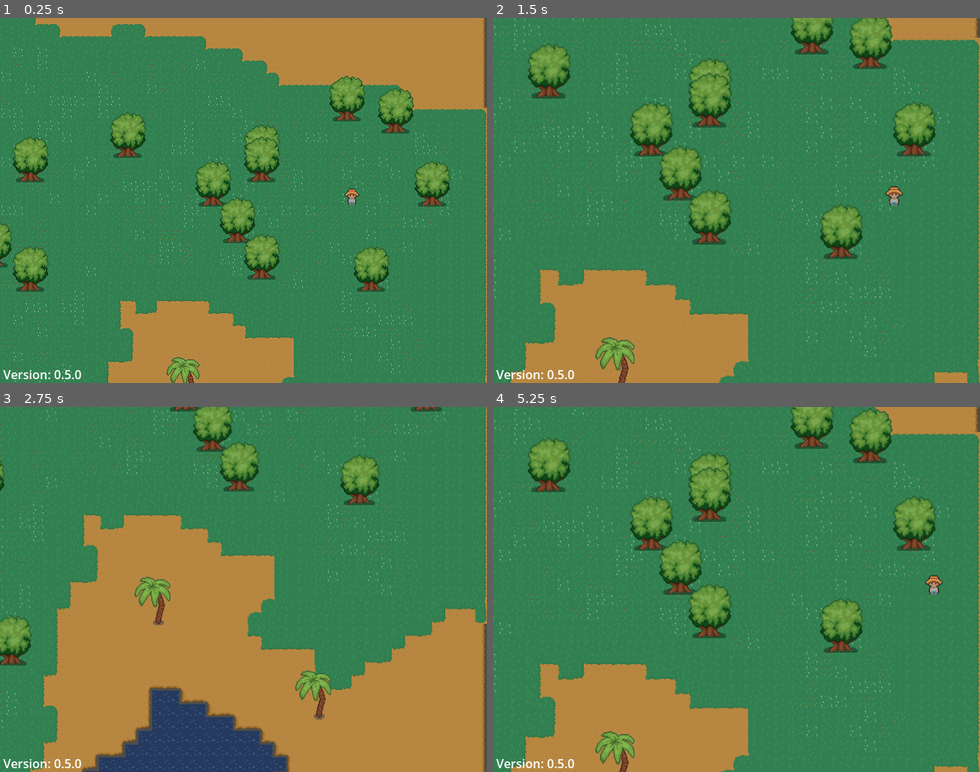
Above: before the commit, frames 1-4 (two rows, left to right).
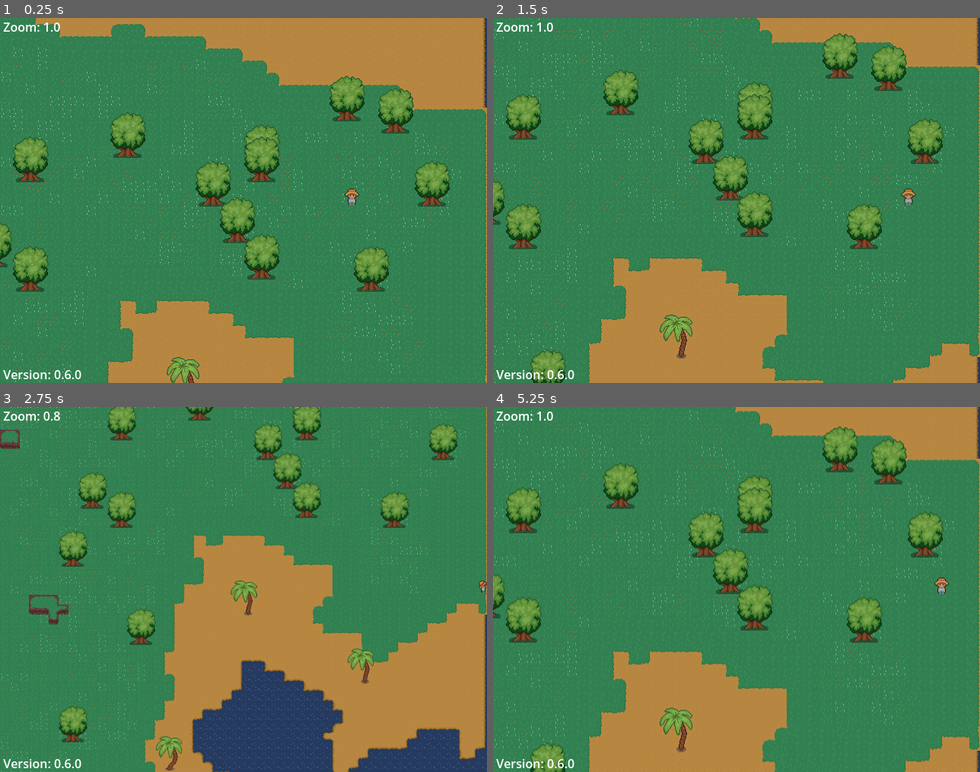
Above: after the commit, the same moments.

Repository: twiederk/PirateGame
Game: Godot game, scene res://world/proc_gen_world.tscn
Two runs of this game, one before a commit and one after it. Both use one fixed random seed, a clock stepped at 60 frames per second and the inputs below.
Inputs (mouse positions are in pixels of both pictures, inside the frame that each line leads up to):
- Up to frame 1 (0.25 s): no input
- Up to frame 2 (1.5 s): tap Enter at 0.5 s; move the mouse to (843, 182) at 0.52 s; hold D (right) 0.53-1.28 s; tap ] (zoom_in, bound only after the commit) at 0.6 s; tap Mouse wheel up (zoom_in, bound only before the commit) at 0.8, 1.35 s; tap Keypad 0 (zoom_reset, bound only after the commit) at 1.25 s; move the mouse to (639, 218) at 1.27 s; hold S (down) from 1.28 s (still down)
- Up to frame 3 (2.75 s): tap / (zoom_out, bound only after the commit) at 1.55, 2.1 s; move the mouse to (292, 509) at 2.02 s; release S (down) at 2.03 s; hold D (right) from 2.03 s (still down); tap Mouse wheel down (zoom_out, bound only before the commit) at 2.3 s
- Up to frame 4 (5.25 s): move the mouse to (712, 662) at 2.77 s; release D (right) at 2.78 s; hold W (up) 2.78-3.53 s; tap Mouse wheel down (zoom_out, bound only before the commit) at 2.85 s; tap ] (zoom_in, bound only after the commit) at 3.05, 4.35 s; move the mouse to (882, 644) at 3.52 s; hold A (left) 3.53-5.03 s; tap E (board_ship) at 3.6 s; tap Mouse wheel up (zoom_in, bound only before the commit) at 3.8, 5.1 s; tap Keypad 0 (zoom_reset, bound only after the commit) at 4.15, 5 s; move the mouse to (590, 534) at 4.27 s; tap / (zoom_out, bound only after the commit) at 4.55 s; move the mouse to (760, 589) at 5.02 s; hold S (down) from 5.03 s (still down)

The runs differ from the first frame. In frame 1, 0.2% of the frame differs, in the area x 0-100%, y 0-99%; in frame 2, 29%; in frame 3, 40%, in the area x 0-100%, y 0-100%; in frame 4, 29%.

Commit message:
Version 0.6.0
 Bug: player can leave map
 Draw sand on water tileset image
 Display zoom setting
 Add key to set zoom back to 100%
 Set zoom limits

Diff:
--- a/godot4/gui/version_widget.tscn
+++ b/godot4/gui/version_widget.tscn
@@ -2,7 +2,7 @@
 
 [ext_resource type="Script" uid="uid://di50wr47a3ek" path="res://gui/version_widget.gd" id="1_xartf"]
 
-[node name="VersionWidget" type="Control"]
+[node name="VersionWidget" type="Control" unique_id=1098756151]
 layout_mode = 3
 anchors_preset = 15
 anchor_right = 1.0
@@ -12,7 +12,7 @@
 mouse_filter = 2
 script = ExtResource("1_xartf")
 
-[node name="VersionLabel" type="Label" parent="."]
+[node name="VersionLabel" type="Label" parent="." unique_id=1851383265]
 layout_mode = 1
 anchors_preset = 2
 anchor_top = 1.0
--- /dev/null
+++ b/godot4/gui/zoom_widget.gd
@@ -0,0 +1,9 @@
+class_name ZoomWidget
+extends Control
+
+
+@onready var zoom_label: Label = $ZoomLabel
+
+
+func set_zoom(camera_zoom: Vector2) -> void:
+	zoom_label.text = " Zoom: " + str(snapped(camera_zoom.x, 0.1))
--- /dev/null
+++ b/godot4/gui/zoom_widget.tscn
@@ -0,0 +1,19 @@
+[gd_scene format=3 uid="uid://qk1seiod0v87"]
+
+[ext_resource type="Script" uid="uid://dnf7otenxvlbw" path="res://gui/zoom_widget.gd" id="1_1tldg"]
+
+[node name="ZoomWidget" type="Control" unique_id=617767706]
+layout_mode = 3
+anchors_preset = 15
+anchor_right = 1.0
+anchor_bottom = 1.0
+grow_horizontal = 2
+grow_vertical = 2
+mouse_filter = 2
+script = ExtResource("1_1tldg")
+
+[node name="ZoomLabel" type="Label" parent="." unique_id=1336851483]
+layout_mode = 1
+offset_right = 83.0
+offset_bottom = 23.0
+text = "myZoom"
--- a/godot4/player/player.tscn
+++ b/godot4/player/player.tscn
@@ -449,7 +449,7 @@
 
 [node name="Player" type="CharacterBody2D" unique_id=2021988774]
 y_sort_enabled = true
-collision_mask = 10
+collision_mask = 11
 script = ExtResource("1_eovys")
 
 [node name="WandererSprite2D" type="Sprite2D" parent="." unique_id=364959174]
--- a/godot4/project.godot
+++ b/godot4/project.godot
@@ -11,7 +11,7 @@
 [application]
 
 config/name="PirateGame"
-config/version="0.5.0"
+config/version="0.6.0"
 run/main_scene="uid://dhptvycu3kb8x"
 config/features=PackedStringArray("4.6", "Forward Plus")
 config/icon="res://icon.svg"
@@ -51,14 +51,14 @@
 }
 zoom_in={
 "deadzone": 0.5,
-"events": [Object(InputEventMouseButton,"resource_local_to_scene":false,"resource_name":"","device":-1,"window_id":0,"alt_pressed":false,"shift_pressed":false,"ctrl_pressed":false,"meta_pressed":false,"button_mask":0,"position":Vector2(0, 0),"global_position":Vector2(0, 0),"factor":1.0,"button_index":4,"canceled":false,"pressed":false,"double_click":false,"script":null)
-, Object(InputEventKey,"resource_local_to_scene":false,"reso …(131 unchanged characters)… d":false,"keycode":0,"physical_keycode":4194437,"key_label":0,"unicode":43,"location":0,"echo":false,"script":null)
+"events": [Object(InputEventKey,"resource_local_to_scene":false,"resource_name":"","device":-1,"window_id":0,"alt_pressed":false,"shift_pressed":false,"ctrl_pressed":false,"meta_pressed":false,"pressed":false,"keycode":0,"physical_keycode":4194437,"key_label":0,"unicode":43,"location":0,"echo":false,"script":null)
+, Object(InputEventKey,"resource_local_to_scene":false,"reso …(131 unchanged characters)… d":false,"keycode":0,"physical_keycode":93,"key_label":0,"unicode":43,"location":0,"echo":false,"script":null)
 ]
 }
 zoom_out={
 "deadzone": 0.5,
-"events": [Object(InputEventMouseButton,"resource_local_to_scene":false,"resource_name":"","device":-1,"window_id":0,"alt_pressed":false,"shift_pressed":false,"ctrl_pressed":false,"meta_pressed":false,"button_mask":0,"position":Vector2(0, 0),"global_position":Vector2(0, 0),"factor":1.0,"button_index":5,"canceled":false,"pressed":false,"double_click":false,"script":null)
-, Object(InputEventKey,"resource_local_to_scene":false,"reso …(132 unchanged characters)… ":false,"keycode":0,"physical_keycode":4194435,"key_label":0,"unicode":45,"location":0,"echo":false,"script":null)
+"events": [Object(InputEventKey,"resource_local_to_scene":false,"resource_name":"","device":-1,"window_id":0,"alt_pressed":false,"shift_pressed":false,"ctrl_pressed":false,"meta_pressed":false,"pressed":false,"keycode":0,"physical_keycode":4194435,"key_label":0,"unicode":45,"location":0,"echo":false,"script":null)
+, Object(InputEventKey,"resource_local_to_scene":false,"reso …(132 unchanged characters)… ":false,"keycode":0,"physical_keycode":47,"key_label":0,"unicode":45,"location":0,"echo":false,"script":null)
 ]
 }
 quit={
@@ -69,6 +69,12 @@
 board_ship={
 "deadzone": 0.2,
 "events": [Object(InputEventKey,"resource_local_to_scene":false,"resource_name":"","device":-1,"window_id":0,"alt_press …(192 unchanged characters)…
+]
+}
+zoom_reset={
+"deadzone": 0.2,
+"events": [Object(InputEventKey,"resource_local_to_scene":false,"resource_name":"","device":-1,"window_id":0,"alt_pressed":false,"shift_pressed":false,"ctrl_pressed":false,"meta_pressed":false,"pressed":false,"keycode":0,"physical_keycode":4194438,"key_label":0,"unicode":48,"location":0,"echo":false,"script":null)
+, Object(InputEventKey,"resource_local_to_scene":false,"resource_name":"","device":-1,"window_id":0,"alt_pressed":false,"shift_pressed":false,"ctrl_pressed":false,"meta_pressed":false,"pressed":false,"keycode":0,"physical_keycode":48,"key_label":0,"unicode":48,"location":0,"echo":false,"script":null)
 ]
 }
 
--- a/godot4/world/proc_gen_world.gd
+++ b/godot4/world/proc_gen_world.gd
@@ -34,6 +34,7 @@
 @onready var environment_layer: TileMapLayer = $TileMap/environment_layer
 @onready var camera: Camera2D = $Player/Camera2D
 @onready var map_borders: MapBorders = $MapBorders
+@onready var zoom_widget: ZoomWidget = $gui/ZoomWidget
 
 
 func _ready() -> void:
@@ -42,6 +43,7 @@
 
 	noise = noise_texture.noise
 	tree_noise = tree_noise_texture.noise
+	zoom_widget.set_zoom(camera.zoom)
 	var starting_pos = _generate_world()
 	_setup_limits_and_borders()
 
@@ -134,20 +136,30 @@
 func _input(_event) -> void:
 	_camera_zoom()
 	_board_ship()
+	_quit_game()
 
 
-func _camera_zoom():
+func _camera_zoom() -> void:
 	if Input.is_action_just_pressed("zoom_in"):
-		var zoom_val =camera.zoom.x + 0.1
+		var zoom_val = camera.zoom.x + 0.1
+		if zoom_val > 2.0:
+			zoom_val = 2.0
 		camera.zoom = Vector2(zoom_val, zoom_val)
+		zoom_widget.set_zoom(camera.zoom)
+	elif Input.is_action_just_pressed("zoom_out"):
+		var zoom_val = camera.zoom.x - 0.1
+		if zoom_val < 0.5:
+			zoom_val = 0.5
+		camera.zoom = Vector2(zoom_val, zoom_val)
+		zoom_widget.set_zoom(camera.zoom)
+	elif Input.is_action_just_pressed("zoom_reset"):
+		camera.zoom = Vector2(1, 1)
+		zoom_widget.set_zoom(camera.zoom)
 
-	elif Input.is_action_just_pressed("zoom_out"):
-		var zoom_val =camera.zoom.x - 0.1
-		if zoom_val == 0:
-			zoom_val = camera.zoom.x - 0.2
-		camera.zoom = Vector2(zoom_val, zoom_val)
 
-	elif Input.is_action_just_pressed("quit"):
+
+func _quit_game() -> void:
+	if Input.is_action_just_pressed("quit"):
 		get_tree().quit(0)
 
 
--- a/godot4/world/proc_gen_world.tscn
+++ b/godot4/world/proc_gen_world.tscn
@@ -4,6 +4,7 @@
 [ext_resource type="TileSet" uid="uid://cikokysmabvnd" path="res://world/world.tres" id="2_btogb"]
 [ext_resource type="PackedScene" uid="uid://nt74txyyhp2d" path="res://player/player.tscn" id="3_wx8f2"]
 [ext_resource type="PackedScene" uid="uid://bpkpuwnv5gy7d" path="res://gui/version_widget.tscn" id="4_btogb"]
+[ext_resource type="PackedScene" uid="uid://qk1seiod0v87" path="res://gui/zoom_widget.tscn" id="5_nx8yj"]
 [ext_resource type="PackedScene" uid="uid://cxg2srcb55bc8" path="res://world/map_borders.tscn" id="5_wx8f2"]
 
 [sub_resource type="Gradient" id="Gradient_y5bgd"]
@@ -75,4 +76,6 @@
 
 [node name="VersionWidget" parent="gui" unique_id=521969044 instance=ExtResource("4_btogb")]
 
+[node name="ZoomWidget" parent="gui" unique_id=617767706 instance=ExtResource("5_nx8yj")]
+
 [node name="MapBorders" parent="." unique_id=1937348328 instance=ExtResource("5_wx8f2")]
Not shown, added: godot4/gui/zoom_widget.gd.uid
Binary file changed: godot4/world/world.png
Not shown, added: resources/tilemap.png
Not shown, added: resources/trading_game_design.md
